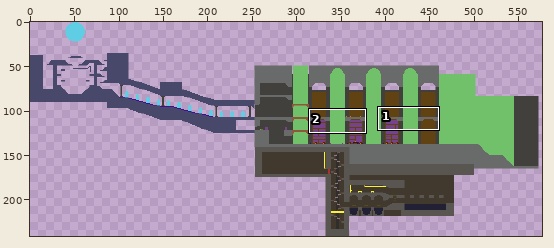
File history of a pixel-art file, Assets/Maps/Archive.aseprite. The first picture is a wide view before the edit; the outline marks the close-up.
Close-up. Before:
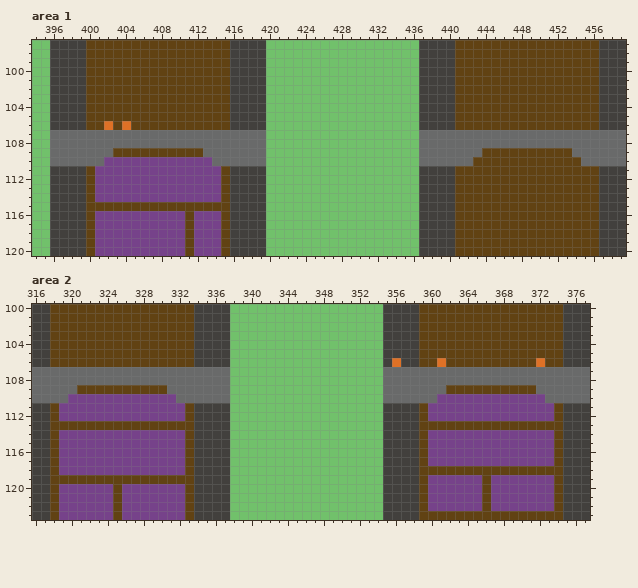
644x241 pixels, 1 frame. Shown: area 1: x 394..459, y 97..120; area 2: x 316..377, y 100..123. The wide view leaves out empty margins.
New version:
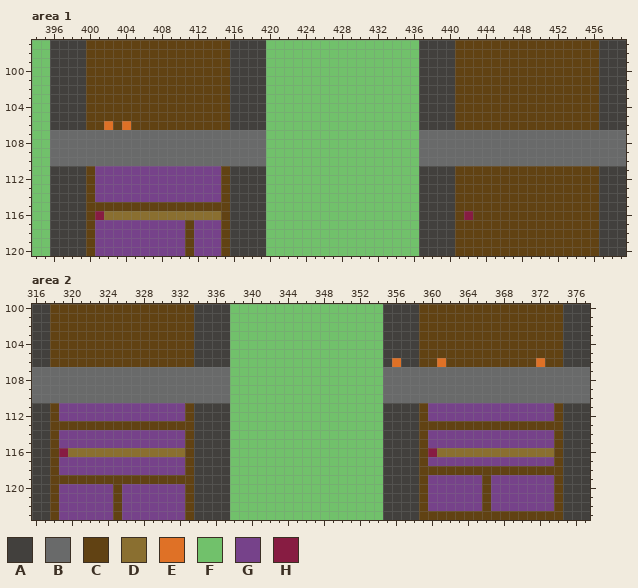
Palette (. is transparent): A #42403d  B #696a6a  C #614213  D #8a6f30  E #df7126  F #71c16b  G #76428a  H #871c42
From old to new:
{"where": "area 1, layers \"Objects\", \"Tiles\""}
{"y":109,"x":403,"old":"CCCCCCCCCC","new":"BBBBBBBBBB"}
{"y":109,"x":444,"old":"CCCCCCCCCC","new":"BBBBBBBBBB"}
{"y":110,"x":402,"old":"GGGGGGGGGGGG","new":"BBBBBBBBBBBB"}
{"y":110,"x":443,"old":"CCCCCCCCCCCC","new":"BBBBBBBBBBBB"}
{"y":116,"x":401,"old":"GGGGGGGGGGCGGG","new":"HDDDDDDDDDDDDD"}
{"y":116,"x":442,"old":"C","new":"H"}
{"where": "area 2, layers \"Objects\", \"Tiles\""}
{"y":109,"x":321,"old":"CCCCCCCCCC","new":"BBBBBBBBBB"}
{"y":109,"x":362,"old":"CCCCCCCCCC","new":"BBBBBBBBBB"}
{"y":110,"x":320,"old":"GGGGGGGGGGGG","new":"BBBBBBBBBBBB"}
{"y":110,"x":361,"old":"GGGGGGGGGGGG","new":"BBBBBBBBBBBB"}
{"y":116,"x":319,"old":"GGGGGGGGGGGGGG","new":"HDDDDDDDDDDDDD"}
{"y":116,"x":360,"old":"GGGGGGGGGGGGGG","new":"HDDDDDDDDDDDDD"}
{"label":"changed","picture_box":[104,148,212,166]}
{"label":"changed","picture_box":[473,148,581,166]}
{"label":"changed","picture_box":[95,211,221,220]}
{"label":"changed","picture_box":[464,211,473,220]}
{"label":"changed","picture_box":[68,385,176,403]}
{"label":"changed","picture_box":[437,385,545,403]}
{"label":"changed","picture_box":[59,448,185,457]}
{"label":"changed","picture_box":[428,448,554,457]}
